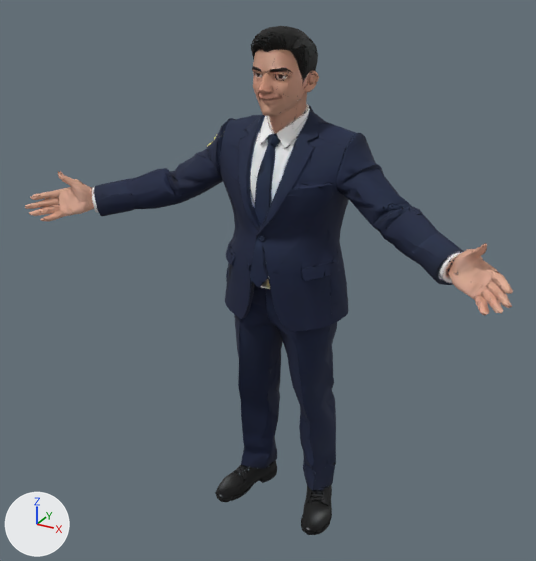
Before and after pictures for a commit that changed the glTF model assets/people/mid/gate-mid.glb.
Camera for both pictures: a camera (50 mm lens) standing at (1.19, -2.166, 2.11) and looking at (-0.007, 0.011, 1.021). The axes (+X, +Y, +Z) are drawn at lower left. The lights are the same throughout. The first picture is the older version. Vertices at exactly the same position are counted once.

Names of what the first picture shows: 'FaceMesh'.
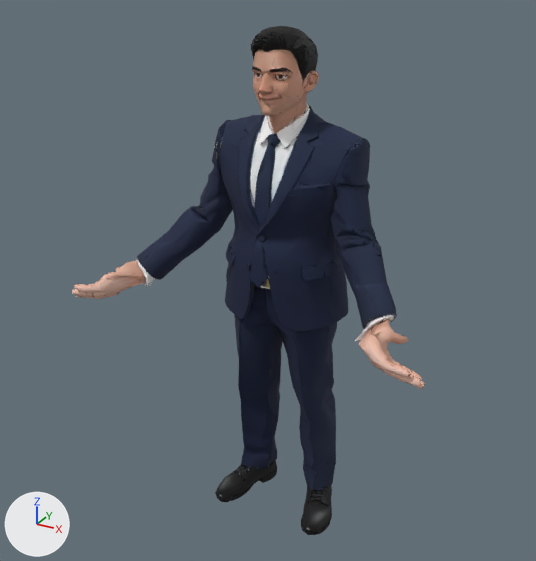
Location of each change, [x1, y1, x2, y2] in pixels of the pictures (536 x 561 px; the box of a moved part takes in the faces that stretch with it):
'FaceMesh', reshaped (28% narrower): before [25, 26, 513, 535]; after [72, 26, 424, 535]
part 1 of me_model_073, moved or reshaped: before [25, 198, 58, 209]; after [76, 293, 93, 298]
part 2 of me_model_073, moved or reshaped: before [30, 206, 59, 216]; after [72, 289, 93, 297]
part 3 of me_model_073, moved or reshaped: before [41, 206, 73, 221]; after [74, 280, 106, 297]
part 4 of me_model_073, moved or reshaped: before [475, 296, 489, 315]; after [386, 360, 410, 377]
part 5 of me_model_073, moved or reshaped: before [479, 307, 486, 315]; after [396, 368, 407, 375]
part 6 of me_model_073, moved or reshaped: before [487, 265, 513, 308]; after [375, 358, 424, 389]
part 7 of me_model_073, moved or reshaped (not visible afterwards): before [487, 287, 497, 298]
part 8 of me_model_073, moved or reshaped (not visible afterwards): before [489, 292, 503, 313]
part 9 of me_model_073, moved or reshaped (not visible afterwards): before [482, 290, 490, 300]
part 10 of me_model_073, moved or reshaped (not visible afterwards): before [475, 286, 487, 297]
part 11 of me_model_073, moved or reshaped: before [436, 260, 453, 285]; after [363, 316, 383, 329]
part 12 of me_model_073, moved or reshaped: before [95, 194, 137, 216]; after [139, 244, 182, 280]
part 13 of me_model_073, moved or reshaped: before [25, 118, 251, 220]; after [75, 118, 251, 299]
part 14 of me_model_073, moved or reshaped: before [311, 123, 510, 313]; after [310, 123, 422, 386]

Diff of the bpy script that builds the scene:
```diff
--- a/assets/people/mid/gate-mid.glb.py
+++ b/assets/people/mid/gate-mid.glb.py
@@ me_model_073 @@
-me_model_073.from_pydata(...)  # 13813 vertices, 14999 faces; spans x -0.89..0.89, y -0.28..0.28, z 0.0..1.9
+me_model_073.from_pydata(...)  # 13813 vertices, 14999 faces; spans x -0.68..0.68, y -0.32..0.28, z 0.0..1.9
+# me_model_073 part 1: the loose piece of 79 vertices spanning x -0.89..-0.8, y -0.28..-0.18, z 1.23..1.27 is multiplied about its middle by the matrix ((0.361, 0.926, -0.108), (0.03, 0.104, 0.994), (0.932, -0.362, 0.01)), then moved by (0.23, -0.04, -0.3)
+# me_model_073 part 2: the loose piece of 75 vertices spanning x -0.87..-0.8, y -0.28..-0.18, z 1.21..1.24 is multiplied about its middle by the matrix ((0.361, 0.926, -0.108), (0.03, 0.104, 0.994), (0.932, -0.362, 0.01)), then moved by (0.22, -0.06, -0.26)
+# me_model_073 part 3: the loose piece of 106 vertices spanning x -0.84..-0.75, y -0.27..-0.14, z 1.19..1.23 is multiplied about its middle by the matrix ((0.361, 0.926, -0.108), (0.03, 0.104, 0.994), (0.932, -0.362, 0.01)), then moved by (0.22, -0.09, -0.22)
+# me_model_073 part 4: the loose piece of 69 vertices spanning x 0.78..0.84, y -0.27..-0.19, z 1.19..1.22 is multiplied about its middle by the matrix ((0.361, -0.926, 0.108), (-0.03, 0.104, 0.994), (-0.932, -0.362, 0.01)), then moved by (-0.2, -0.08, -0.22)
+# me_model_073 part 5: the loose piece of 23 vertices spanning x 0.81..0.83, y -0.26..-0.23, z 1.19..1.21 is multiplied about its middle by the matrix ((0.361, -0.926, 0.108), (-0.03, 0.104, 0.994), (-0.932, -0.362, 0.01)), then moved by (-0.19, -0.07, -0.21)
+# me_model_073 part 6: the loose piece of 224 vertices spanning x 0.79..0.89, y -0.28..-0.11, z 1.23..1.3 is multiplied about its middle by the matrix ((0.361, -0.926, 0.108), (-0.03, 0.104, 0.994), (-0.932, -0.362, 0.01)), then moved by (-0.25, -0.05, -0.32)
+# me_model_073 part 7: the loose piece of 19 vertices spanning x 0.81..0.85, y -0.23..-0.18, z 1.24..1.26 is multiplied about its middle by the matrix ((0.361, -0.926, 0.108), (-0.03, 0.104, 0.994), (-0.932, -0.362, 0.01)), then moved by (-0.23, -0.06, -0.28)
+# me_model_073 part 8: the loose piece of 48 vertices spanning x 0.82..0.87, y -0.28..-0.2, z 1.21..1.24 is multiplied about its middle by the matrix ((0.361, -0.926, 0.108), (-0.03, 0.104, 0.994), (-0.932, -0.362, 0.01)), then moved by (-0.22, -0.05, -0.27)
+# me_model_073 part 9: the loose piece of 16 vertices spanning x 0.8..0.82, y -0.21..-0.19, z 1.22..1.24 is multiplied about its middle by the matrix ((0.361, -0.926, 0.108), (-0.03, 0.104, 0.994), (-0.932, -0.362, 0.01)), then moved by (-0.23, -0.08, -0.25)
+# me_model_073 part 10: the loose piece of 12 vertices spanning x 0.78..0.81, y -0.19..-0.18, z 1.21..1.25 is scaled about its middle by (0.192, 2.94, -0.699), then moved by (-0.23, -0.09, -0.24)
+# me_model_073 part 11: the loose piece of 94 vertices spanning x 0.64..0.7, y -0.15..-0.04, z 1.18..1.29 is turned 34.6 degrees about the y axis through its middle, then moved by (-0.22, 0.0, -0.22)
+# me_model_073 part 12: the loose piece of 57 vertices spanning x -0.68..-0.54, y -0.15..-0.03, z 1.19..1.29 is turned -34.6 degrees about the y axis through its middle, then moved by (0.2, 0.0, -0.19)
+# me_model_073 part 13: 1533 of 13813 vertices moved; they spanned x -0.89..-0.23, y -0.28..0.24, z 1.19..1.56 and now span x -0.68..-0.2, y -0.32..0.24, z 0.92..1.56; mean shift (0.17, -0.02, -0.19); largest move (-0.81, -0.12, 1.27) -> (-0.51, -0.23, 0.95)
+# me_model_073 part 14: 1449 of 13813 vertices moved; they spanned x 0.22..0.88, y -0.28..0.25, z 1.19..1.56 and now span x 0.2..0.67, y -0.32..0.25, z 0.93..1.55; mean shift (-0.16, -0.02, -0.17); largest move (0.81, -0.13, 1.28) -> (0.52, -0.22, 0.95)
+# other edits to the shape of me_model_073 do not show in these pictures
 me_model_073.materials.append(mat_face)
```
